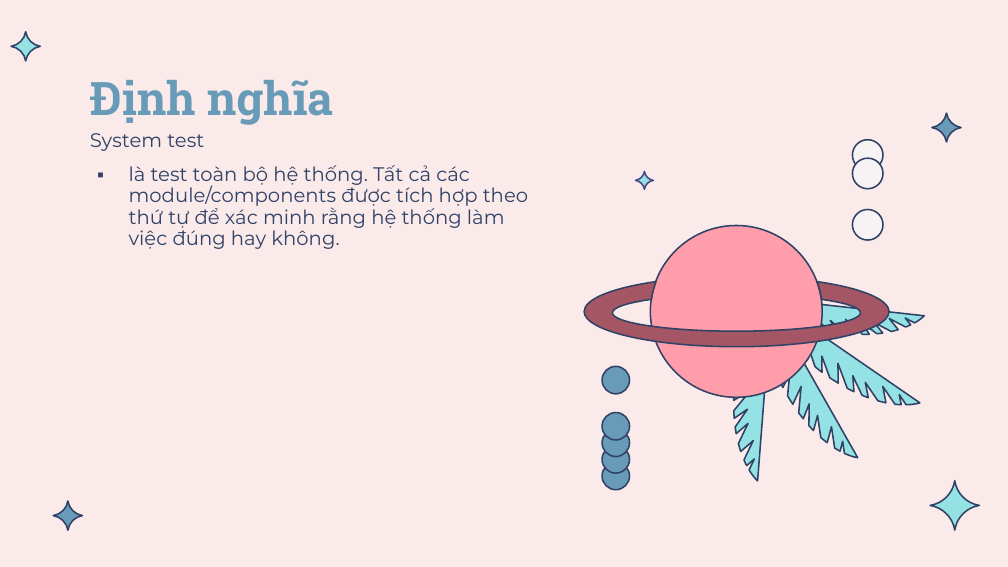
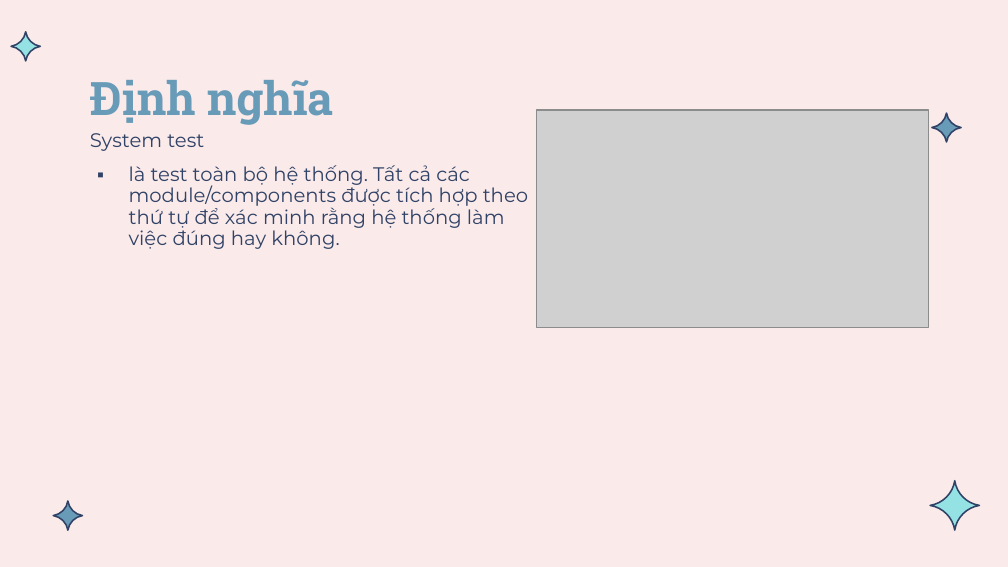
Before and after one commit to ducnv2509/Spring2022, a slide deck: slide 18 of Kiemthu_CoBan/Ws1_Nhom1.pptx (slide 17 before the commit). Drawn at 1008x567 pixels with LibreOffice and Linux fonts; fonts in the diff are those of the drawing; grey boxes stand for pictures. Boxes give left, top, right and bottom in pixels: in the first picture for what was removed or moved away, otherwise in the second. Text is boxed around its words. In the diff, an @@ line names an element or a change of style, - is before the commit and + after.

```diff
--- a/Kiemthu_CoBan/Ws1_Nhom1.pptx
+++ b/Kiemthu_CoBan/Ws1_Nhom1.pptx
@@ picture added at (537, 110, 928, 327) @@
@@ freeform shape removed at (853, 140, 883, 170) @@
@@ freeform shape removed at (635, 171, 653, 190) @@
@@ freeform shape removed at (853, 158, 883, 188) @@
@@ freeform shape removed at (650, 226, 822, 397) @@
@@ freeform shape removed at (853, 210, 883, 240) @@
@@ freeform shape removed at (584, 281, 888, 347) @@
@@ group removed at (720, 280, 926, 482): 4 freeform shapes @@
@@ group removed at (602, 367, 629, 490): 5 freeform shapes @@
```
Also in this commit, not shown: 14 other slides changed, 1 slide added.
